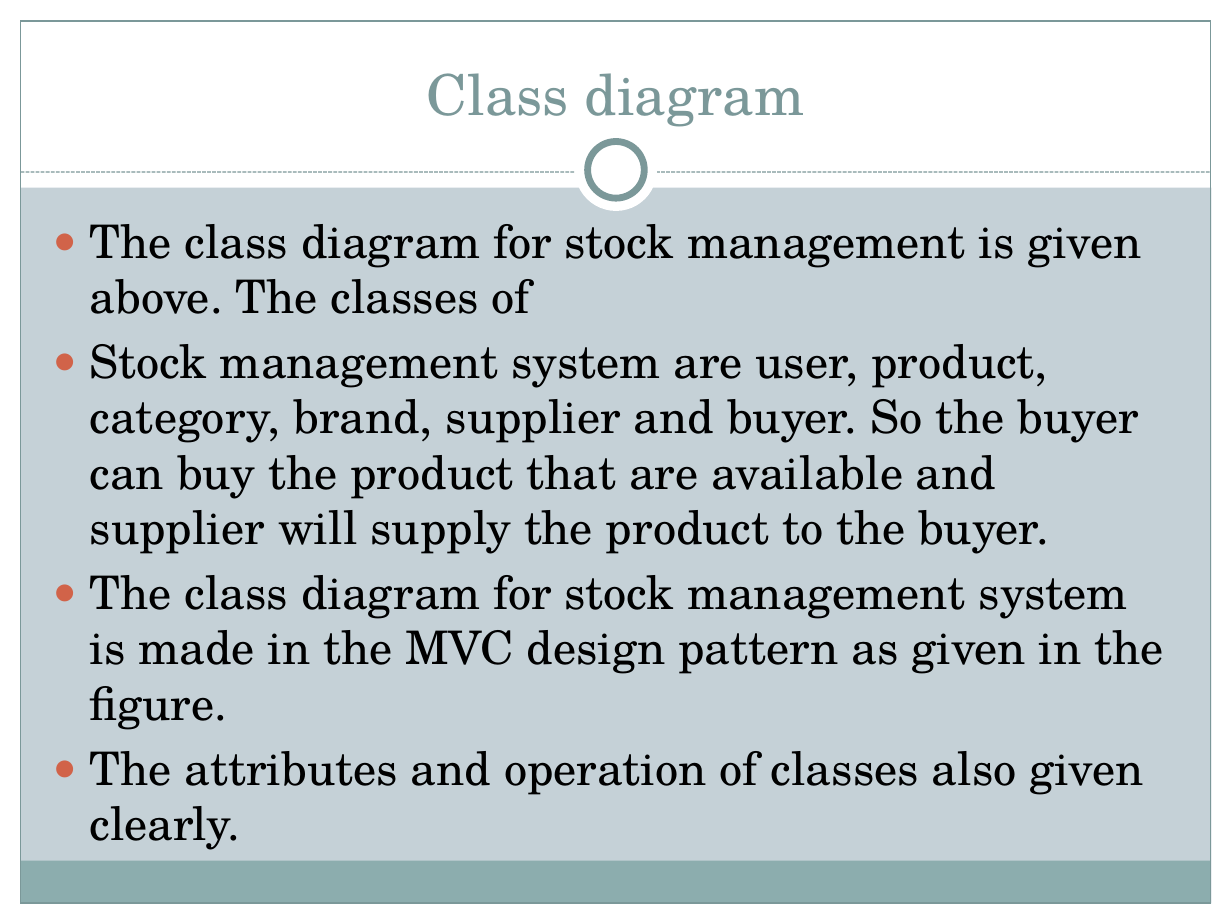
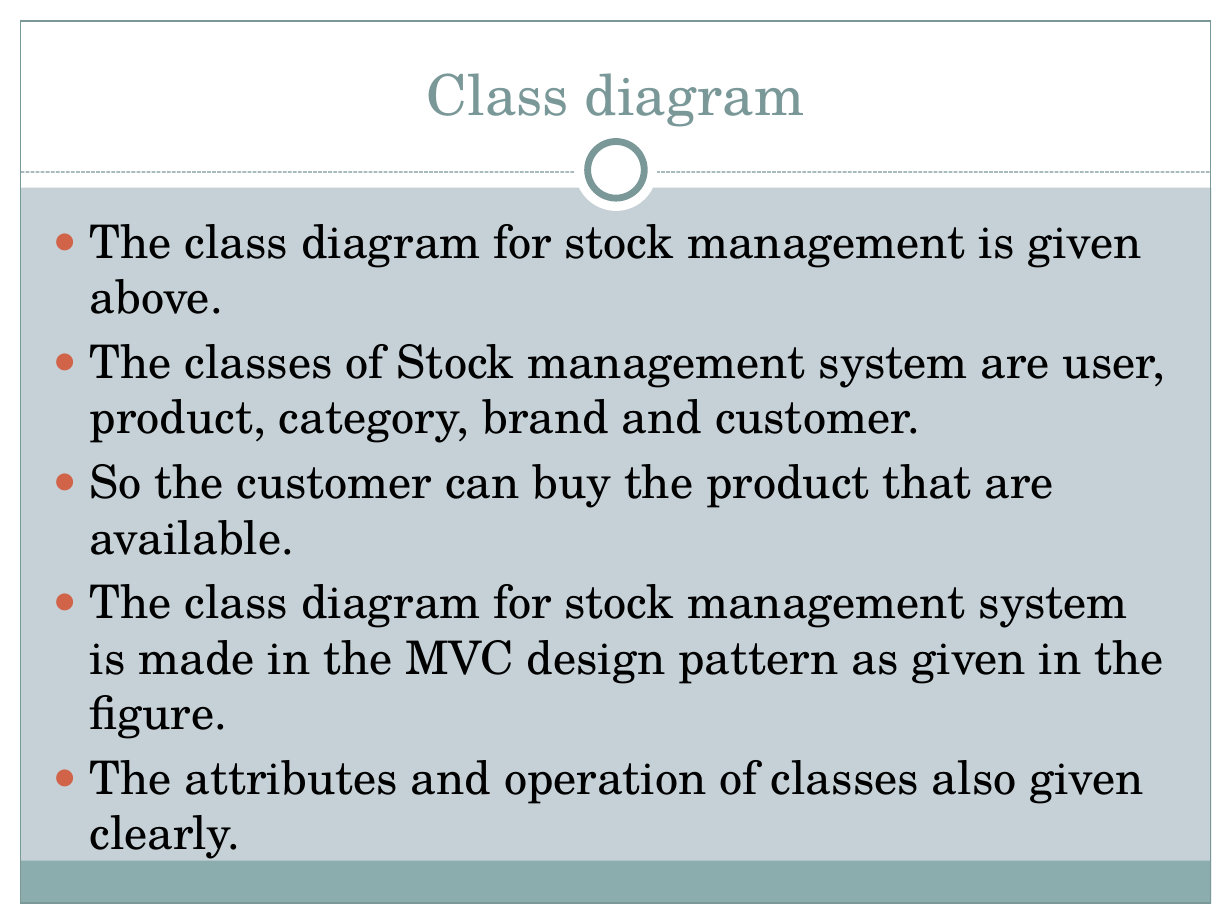
Before and after one commit to mandiratamang/SMS, a slide deck: slide 25 of stock management system/pp of sms.pptx. Drawn at 1232x924 pixels with LibreOffice and Linux fonts; fonts in the diff are those of the drawing. Boxes give left, top, right and bottom in pixels: in the first picture for what was removed or moved away, otherwise in the second. Text is boxed around its words. In the diff, an @@ line names an element or a change of style, - is before the commit and + after.

```diff
--- a/stock management system/pp of sms.pptx
+++ b/stock management system/pp of sms.pptx
@@ text at box(90, 224, 1166, 555): text changed @@
-● The class diagram for stock management is given above. The classes of
-● Stock management system are user, product, category, brand, supplier and buyer. So the buyer can buy the product that are available and supplier will supply the product to the buyer.
+● The class diagram for stock management is given above.
+● The classes of Stock management system are user, product, category, brand and customer.
+● So the customer can buy the product that are available.
```
Also in this commit, not shown: 10 other slides changed, 2 slides added, 2 slides removed, 38 other files.
